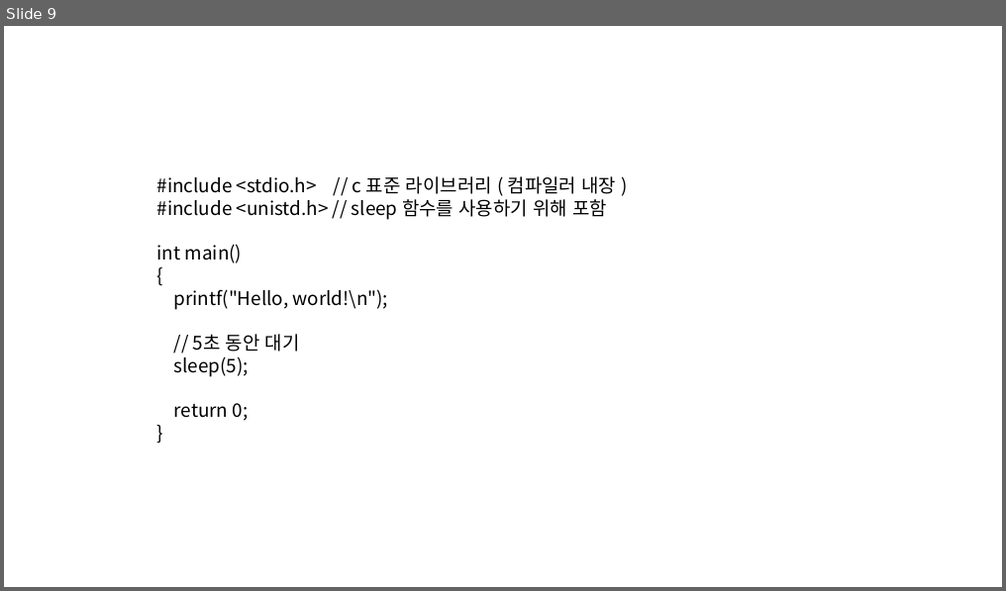
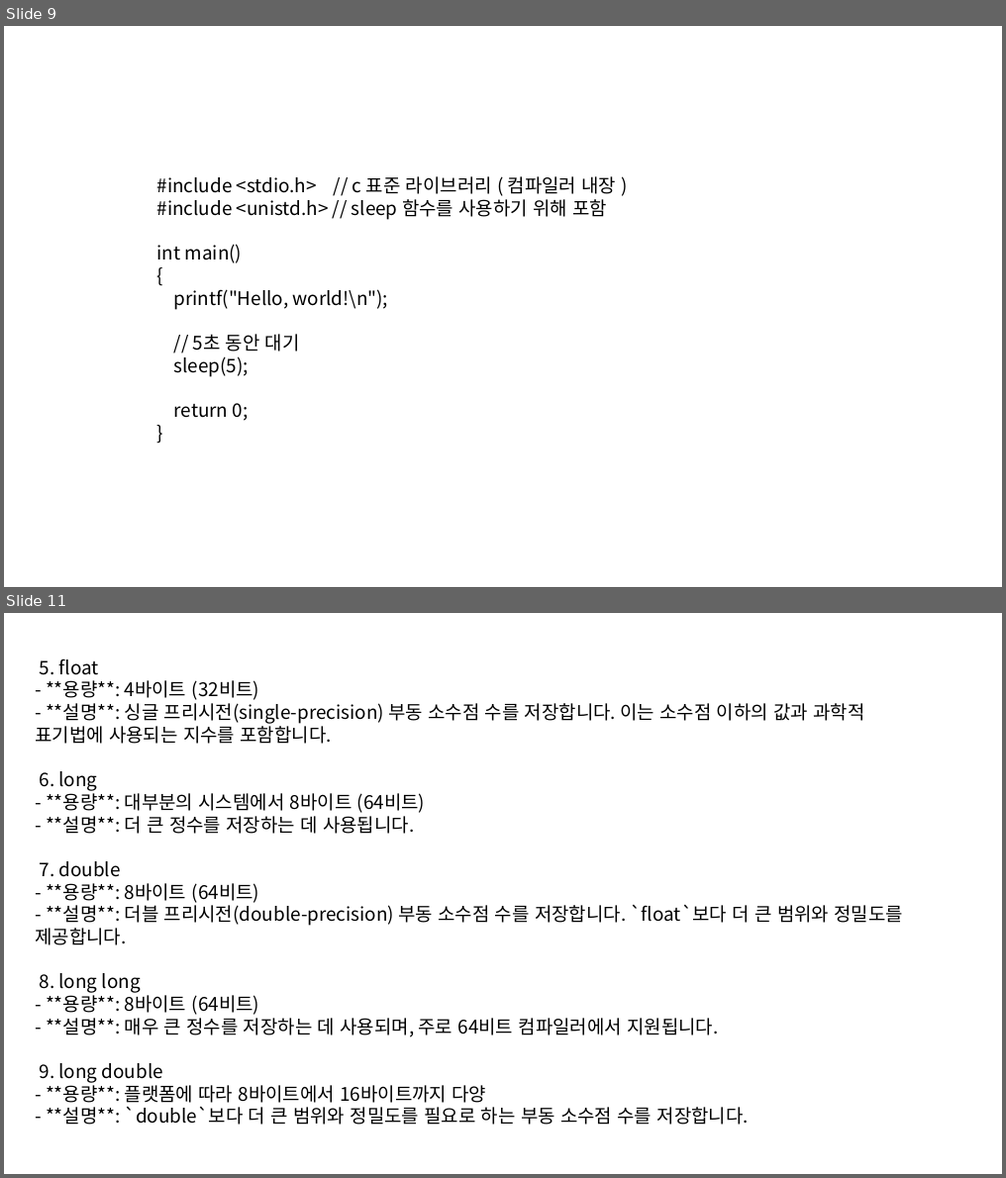
Before and after one commit to Pacman18/SantaClass, a slide deck: Week_1.pptx. Shown one above the other, each under a label of ours: slide 9 before the commit, slides 9 and 11 after it; the slides between them are not shown. The pictures are 1006x591 and 1006x1178 pixels, drawn with LibreOffice and Linux fonts; fonts in the diff are those of the drawing. Boxes give left, top, right and bottom in pixels: in the first picture for what was removed or moved away, otherwise in the second. Text is boxed around its words. In the diff, an @@ line names an element or a change of style, - is before the commit and + after.

Commit message:
업데이트

```diff
--- a/Week_1.pptx
+++ b/Week_1.pptx
@@ slide 11 added at [4, 613, 1002, 1174], background #FFFFFF @@
@@ text added at [35, 659, 903, 1125], 18 pt, text #000000 @@
+5. float
+- **용량**: 4바이트 (32비트)
+- **설명**: 싱글 프리시전(single-precision) 부동 소수점 수를 저장합니다. 이는 소수점 이하의 값과 과학적 표기법에 사용되는 지수를 포함합니다.
+6. long
+- **용량**: 대부분의 시스템에서 8바이트 (64비트)
+- **설명**: 더 큰 정수를 저장하는 데 사용됩니다.
+7. double
+- **용량**: 8바이트 (64비트)
+- **설명**: 더블 프리시전(double-precision) 부동 소수점 수를 저장합니다. `float`보다 더 큰 범위와 정밀도를 제공합니다.
+8. long long
+- **용량**: 8바이트 (64비트)
+- **설명**: 매우 큰 정수를 저장하는 데 사용되며, 주로 64비트 컴파일러에서 지원됩니다.
+9. long double
+- **용량**: 플랫폼에 따라 8바이트에서 16바이트까지 다양
+- **설명**: `double`보다 더 큰 범위와 정밀도를 필요로 하는 부동 소수점 수를 저장합니다.
```
Also in this commit, not shown: 1 other slide added, 1 other file.
